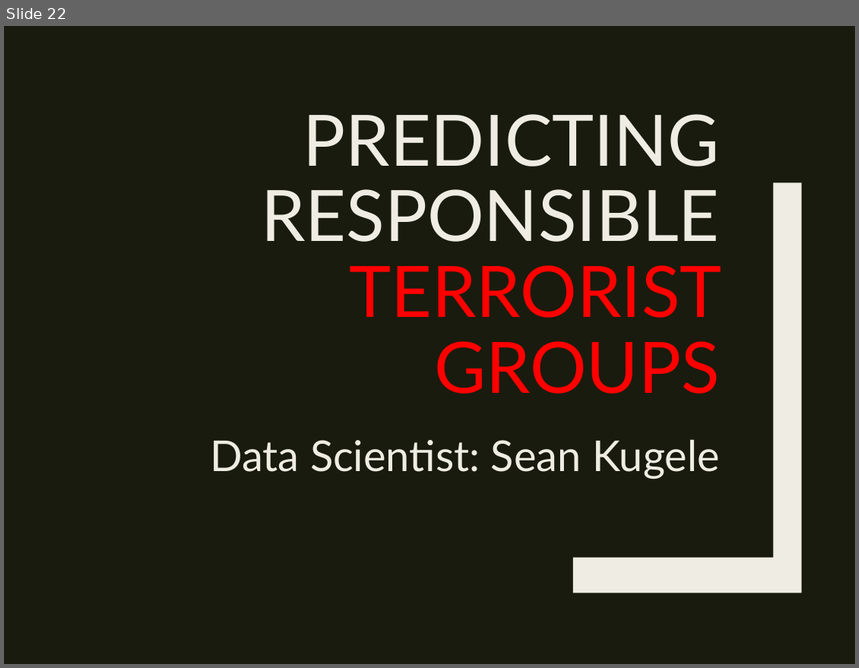
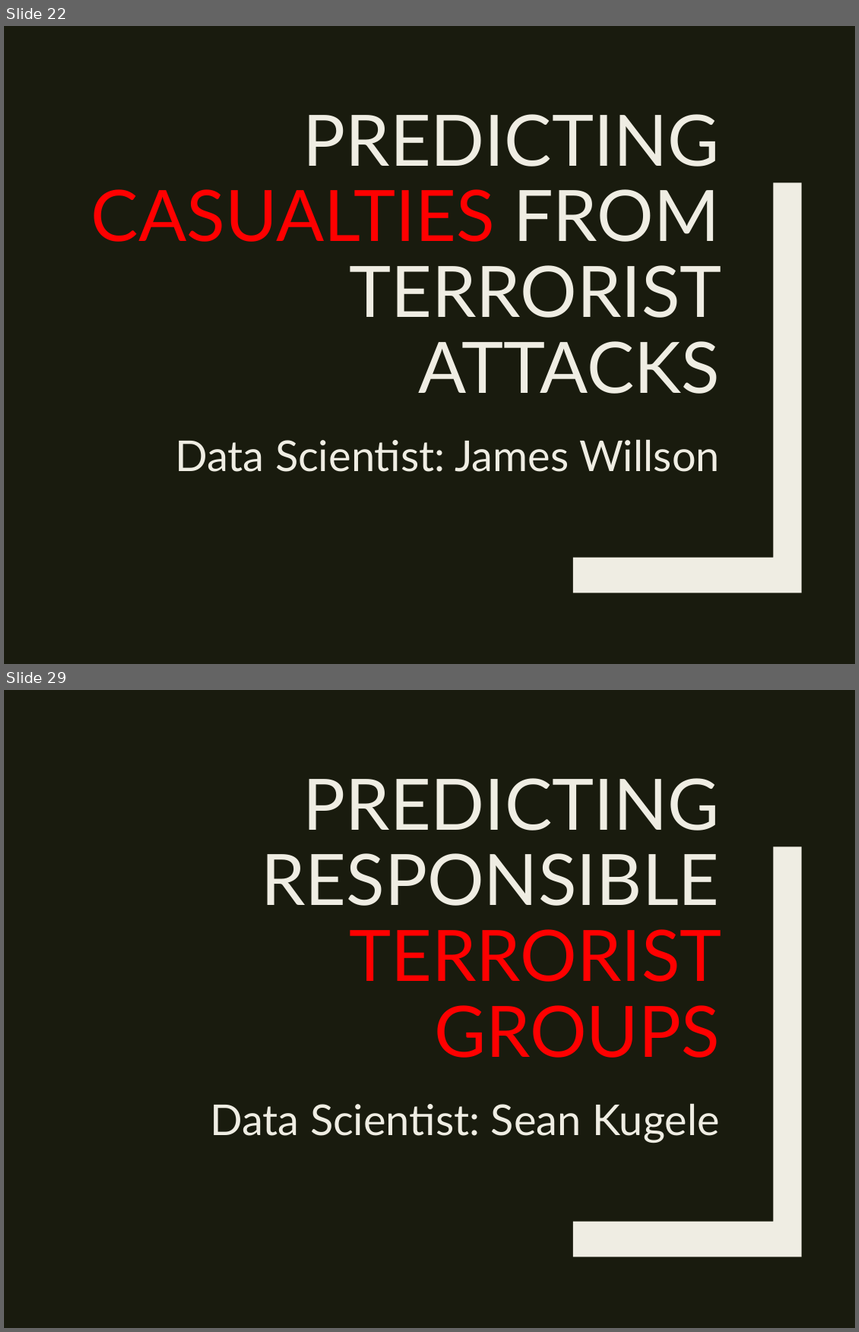
Before and after one commit to stats-learning-fall2019/final-project, a slide deck: presentation/gtdb-final-presentation.pptx. Shown one above the other, each under a label of ours: slide 22 before the commit, slides 22 and 29 after it; the slides between them are not shown. The pictures are 859x668 and 859x1332 pixels, drawn with LibreOffice and Linux fonts; fonts in the diff are those of the drawing. Boxes give left, top, right and bottom in pixels: in the first picture for what was removed or moved away, otherwise in the second. Text is boxed around its words. In the diff, an @@ line names an element or a change of style, - is before the commit and + after.

```diff
--- a/presentation/gtdb-final-presentation.pptx
+++ b/presentation/gtdb-final-presentation.pptx
@@ slide 22 added at [4, 26, 855, 664], background #191B0E; not listed: 1 template element that a slide beside it also shows @@
@@ title added at [91, 114, 722, 394], 60 pt, text #EFEDE3 @@
+PREDICTING
+CASUALTIES FROM
+TERRORIST ATTACKS
@@ text added at [175, 439, 720, 472], 36 pt, text #EFEDE3 @@
+Data Scientist: James Willson
@@ what was slide 22 is now slide 29 @@
```
Also in this commit, not shown: 1 slide changed, 6 other slides added, 9 other files.
